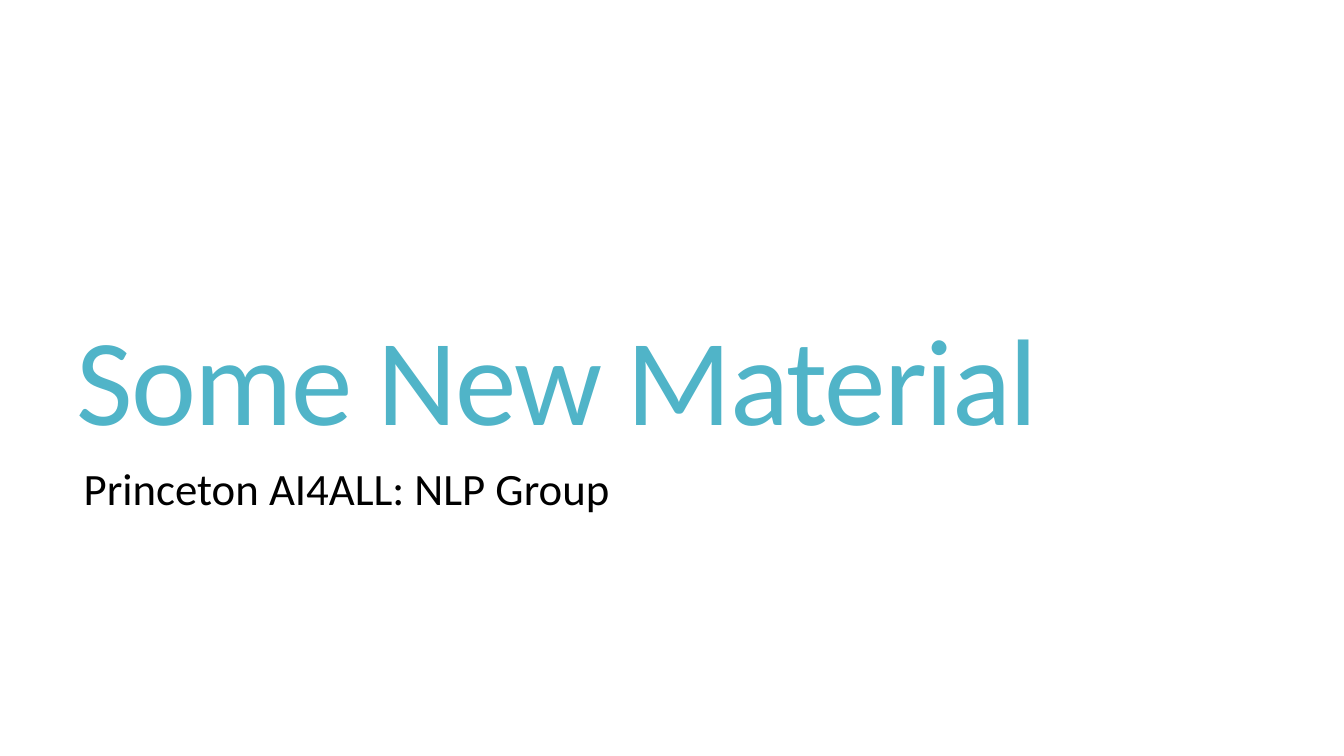
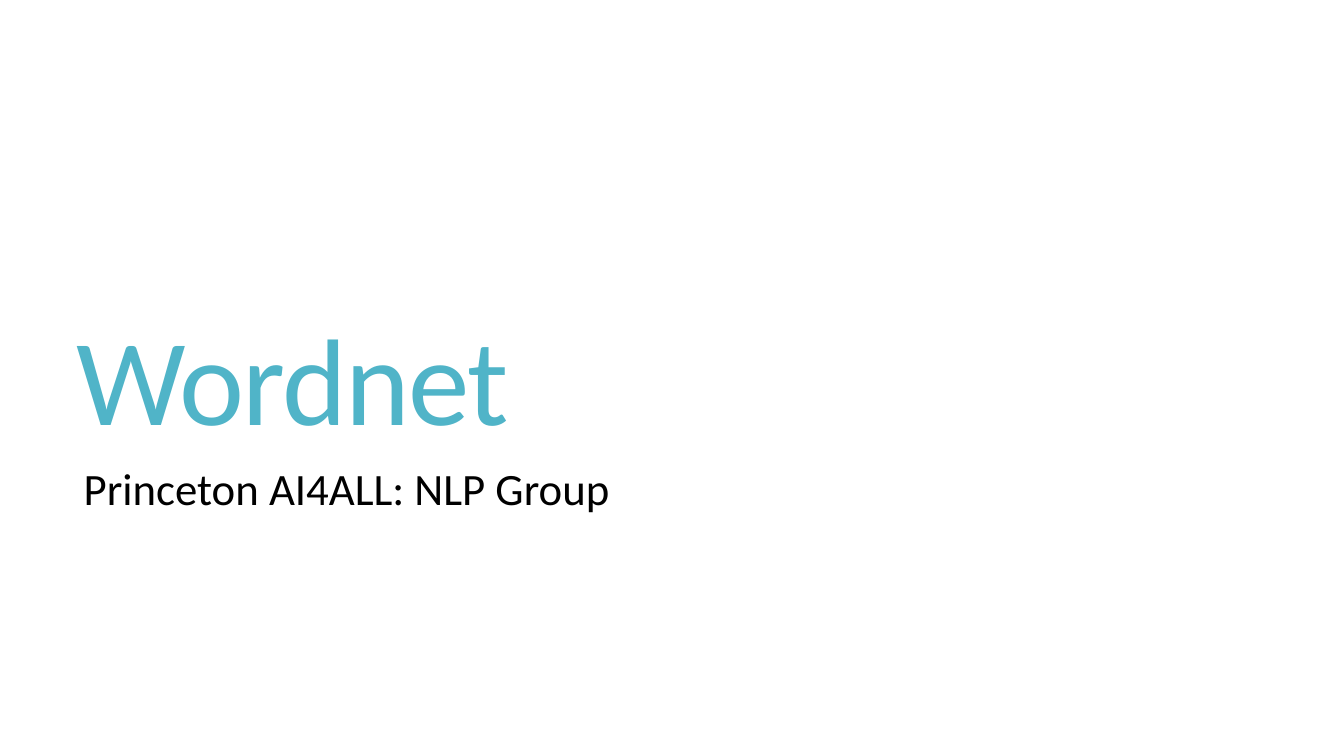
Before and after one commit to cchen23/AI4ALL_NLP, a slide deck: slide 2 of Slides/Day4_Rule_Based_Models_I.pptx (slide 1 before the commit). Drawn at 1344x756 pixels with LibreOffice and Linux fonts; fonts in the diff are those of the drawing. Boxes give left, top, right and bottom in pixels: in the first picture for what was removed or moved away, otherwise in the second. Text is boxed around its words. In the diff, an @@ line names an element or a change of style, - is before the commit and + after.

```diff
--- a/Slides/Day4_Rule_Based_Models_I.pptx
+++ b/Slides/Day4_Rule_Based_Models_I.pptx
@@ title at (77,339,509,426): text changed @@
-Some New Material
+Wordnet
```
Also in this commit, not shown: 4 slides added, 3 other files.
